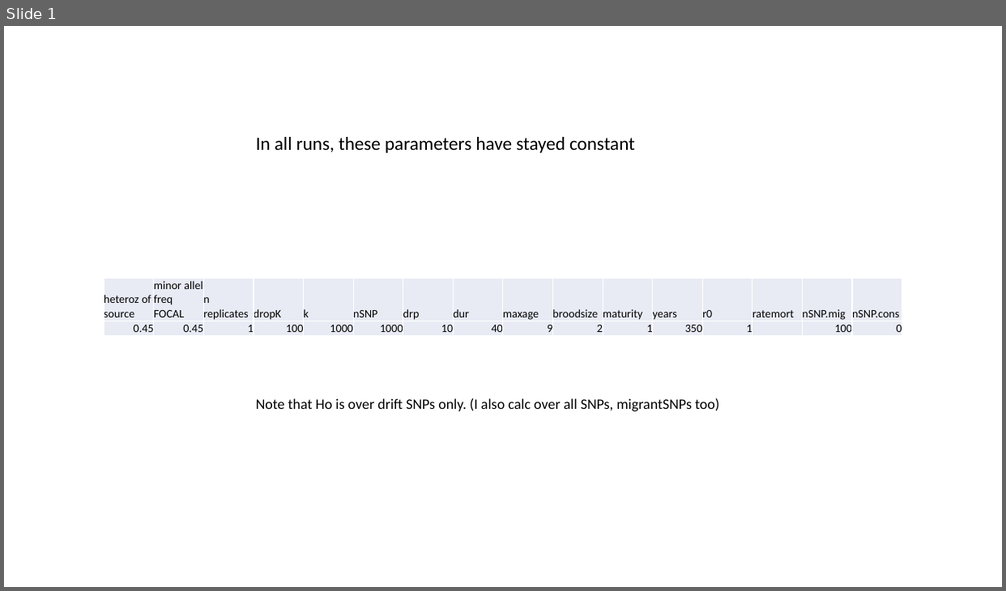
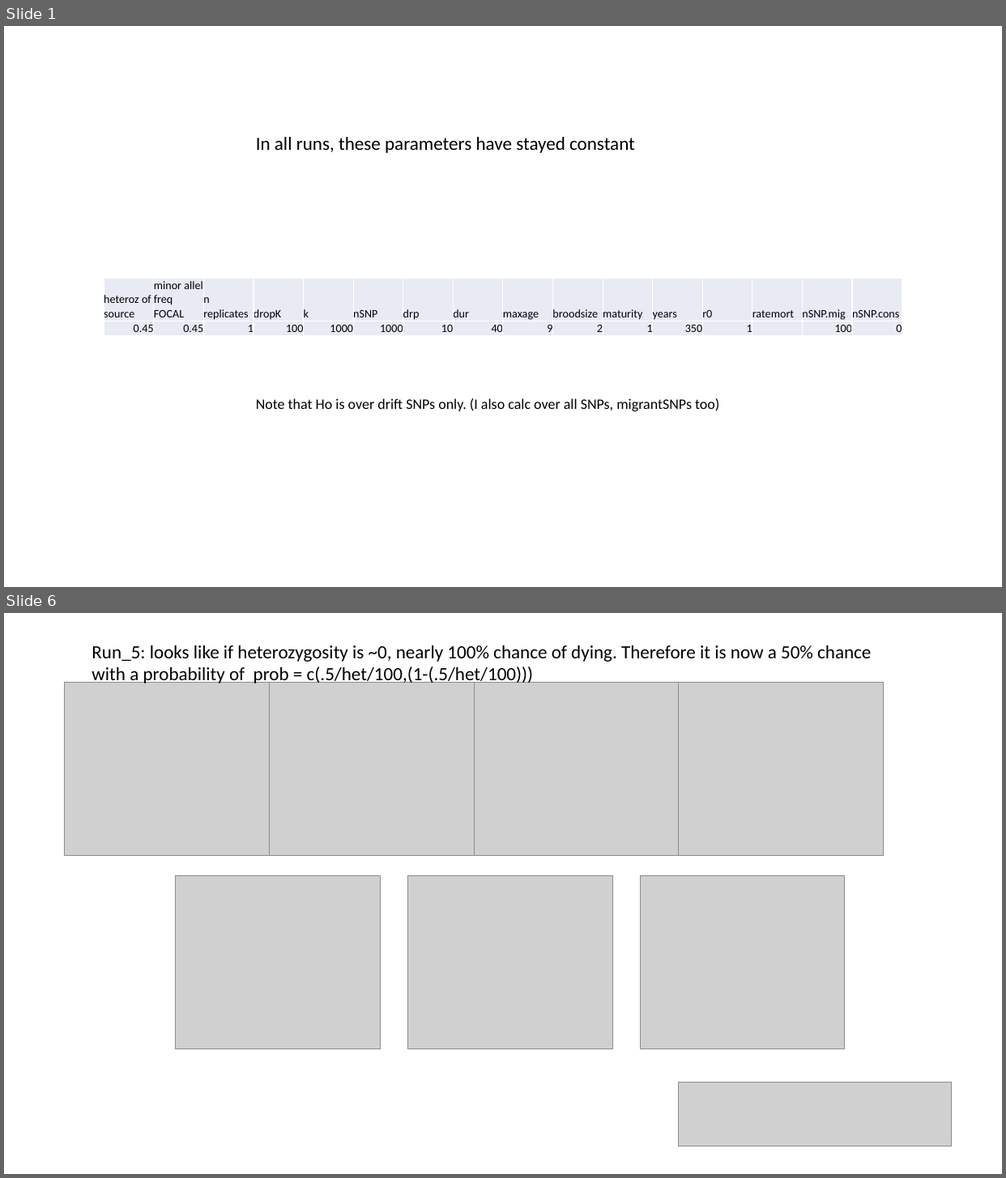
Before and after one commit to ginalamka/ComplexModel_ABM, a slide deck: Output_local/holding/figs/Figs_2.9.23.pptx. Shown one above the other, each under a label of ours: slide 1 before the commit, slides 1 and 6 after it; the slides between them are not shown. The pictures are 1006x591 and 1006x1178 pixels, drawn with LibreOffice and Linux fonts; fonts in the diff are those of the drawing; grey boxes stand for pictures. Boxes give left, top, right and bottom in pixels: in the first picture for what was removed or moved away, otherwise in the second. Text is boxed around its words. In the diff, an @@ line names an element or a change of style, - is before the commit and + after.

```diff
--- a/Output_local/holding/figs/Figs_2.9.23.pptx
+++ b/Output_local/holding/figs/Figs_2.9.23.pptx
@@ slide 6 added at box(4, 613, 1002, 1174), background #FFFFFF @@
@@ text added at box(91, 645, 871, 686), 18 pt, text #000000 @@
+Run_5: looks like if heterozygosity is ~0, nearly 100% chance of dying. Therefore it is now a 50% chance with a probability of prob = c(.5/het/100,(1-(.5/het/100)))
@@ picture added at box(65, 683, 269, 856) @@
@@ picture added at box(269, 683, 473, 856) @@
@@ picture added at box(474, 683, 679, 856) @@
@@ picture added at box(679, 683, 883, 856) @@
@@ picture added at box(176, 875, 380, 1050) @@
@@ picture added at box(408, 875, 612, 1050) @@
@@ picture added at box(641, 875, 845, 1050) @@
@@ picture added at box(679, 1082, 951, 1146) @@
```
Also in this commit, not shown: 1 slide changed, 9 other slides added, 1 other file.
